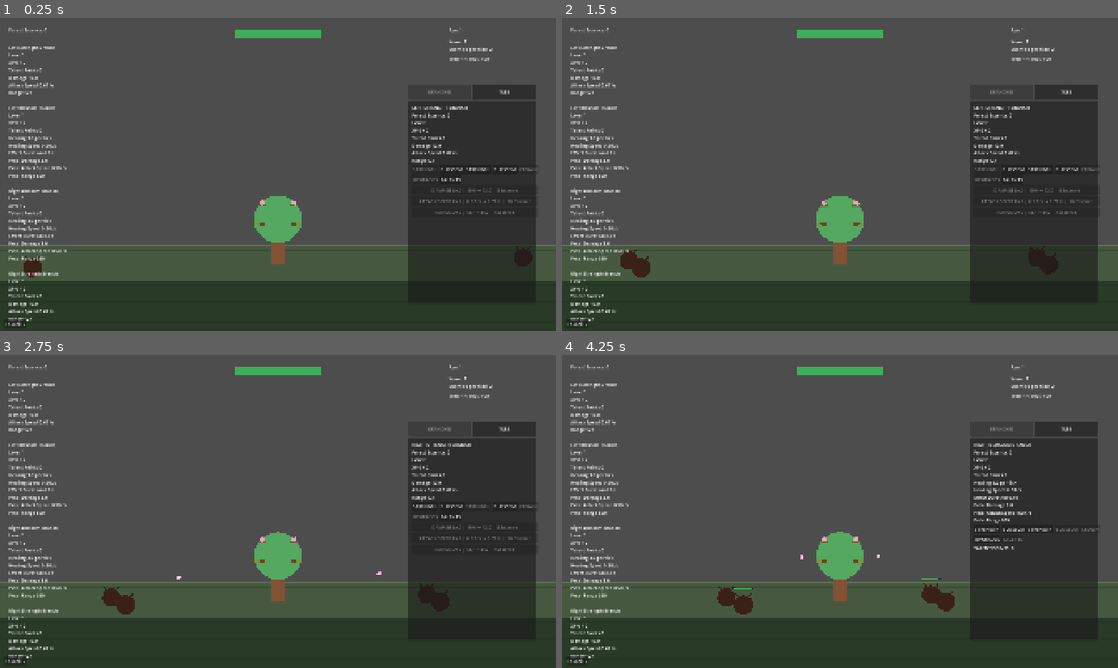
Above: before the commit, frames 1-4 (two rows, left to right).
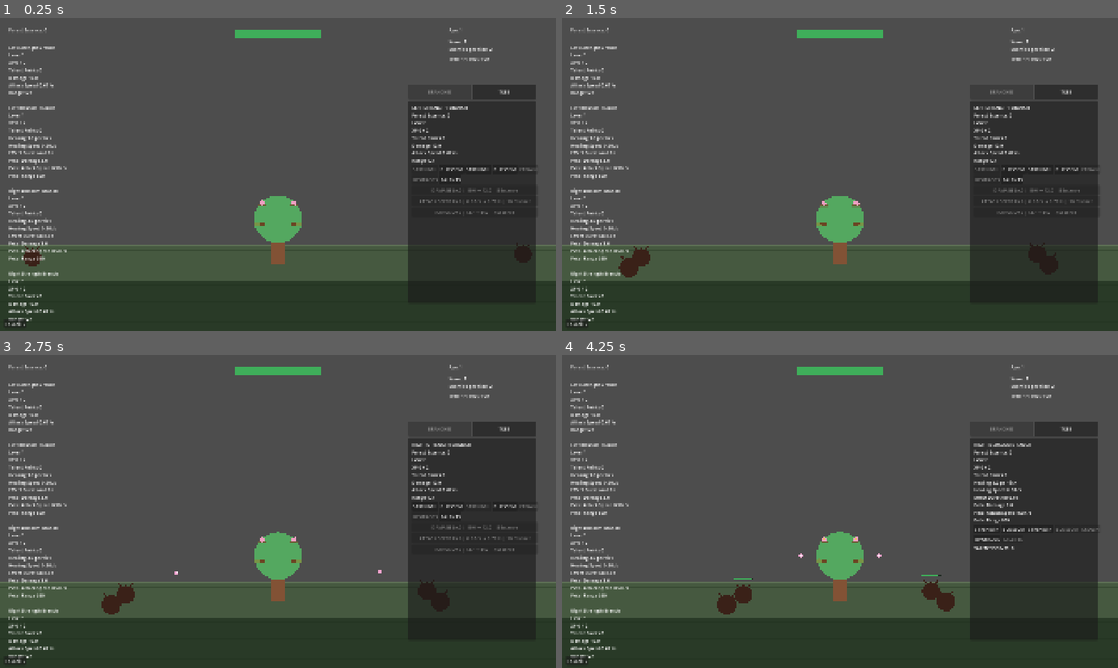
Above: after the commit, the same moments.

Repository: Triggggie/tree-guardian
Game: Godot game, scene res://scenes/main_world.tscn
Two runs of this game, one before a commit and one after it. Both use one fixed random seed, a clock stepped at 60 frames per second and the inputs below.
Inputs:
- Up to frame 1 (0.25 s): no input
- Up to frame 2 (1.5 s): click "BLOSSOM" at 0.5 s; click "STRENGTH" at 1.25 s
- Up to frame 3 (2.75 s): click "STRENGTH" at 2 s
- Up to frame 4 (4.25 s): click "BLOSSOM" at 2.75 s; click "TALENTS" at 3.5 s

The runs differ from the first frame. In frame 1, 0.2% of the frame differs, in the area x 4-96%, y 72-83%; in frame 2, 0.3%; in frame 3, 0.3%; in frame 4, 0.5%, in the area x 27-69%, y 63-83%.

Commit message:
Distribute enemies across open lanes

Diff:
--- a/scenes/enemies/bark_beetle.tscn
+++ b/scenes/enemies/bark_beetle.tscn
@@ -1,6 +1,9 @@
 [gd_scene format=3 uid="uid://bq6epklbpqjum"]
 
 [ext_resource type="Script" uid="uid://dcr5grc0qqchi" path="res://scripts/bark_beetle.gd" id="1_oij6s"]
+
+[sub_resource type="CircleShape2D" id="CircleShape2D_oij6s"]
+radius = 32.0
 
 [sub_resource type="StyleBoxFlat" id="StyleBoxFlat_wedkd"]
 bg_color = Color(0.12156863, 0.16470589, 0.13333334, 1)
@@ -9,11 +12,14 @@
 bg_color = Color(0.24705882, 0.68235296, 0.3529412, 1)
 
 [node name="BarkBeetle" type="CharacterBody2D" unique_id=1053252377]
+collision_layer = 3
+collision_mask = 0
 script = ExtResource("1_oij6s")
 
 [node name="Visual" type="Node2D" parent="." unique_id=296908097]
 
 [node name="CollisionShape2D" type="CollisionShape2D" parent="." unique_id=1226018101]
+shape = SubResource("CircleShape2D_oij6s")
 
 [node name="AttackTimer" type="Timer" parent="." unique_id=1894351484]
 wait_time = 1.5
--- a/scripts/wave_manager.gd
+++ b/scripts/wave_manager.gd
@@ -298,22 +298,42 @@
 	var left_lane_counts: Array[int] = []
 	var right_lane_counts: Array[int] = []
 
+	var left_lane_order: Array[int] = []
+	var right_lane_order: Array[int] = []
+
 	for lane in range(safe_lane_count):
 		left_lane_counts.append(0)
 		right_lane_counts.append(0)
 
+		left_lane_order.append(lane)
+		right_lane_order.append(lane)
+
+	left_lane_order.shuffle()
+	right_lane_order.shuffle()
+
 	for index in range(enemy_count):
 		if not is_cycle_active(cycle_id):
 			return
 
-		var left_lane: int = randi_range(
-			0,
-			safe_lane_count - 1
-		)
-
-		var right_lane: int = randi_range(
-			0,
-			safe_lane_count - 1
+		# Každá nová řada znovu náhodně promíchá lane,
+		# ale v rámci jedné řady použije každou lane jen jednou.
+		if (
+			index > 0
+			and index % safe_lane_count == 0
+		):
+			left_lane_order.shuffle()
+			right_lane_order.shuffle()
+
+		var lane_order_index: int = (
+			index % safe_lane_count
+		)
+
+		var left_lane: int = (
+			left_lane_order[lane_order_index]
+		)
+
+		var right_lane: int = (
+			right_lane_order[lane_order_index]
 		)
 
 		var left_queue_order: int = (
@@ -375,7 +395,6 @@
 			await get_tree().create_timer(
 				time_between_spawns
 			).timeout
-
 
 func get_lane_y(
 	base_y: float,
